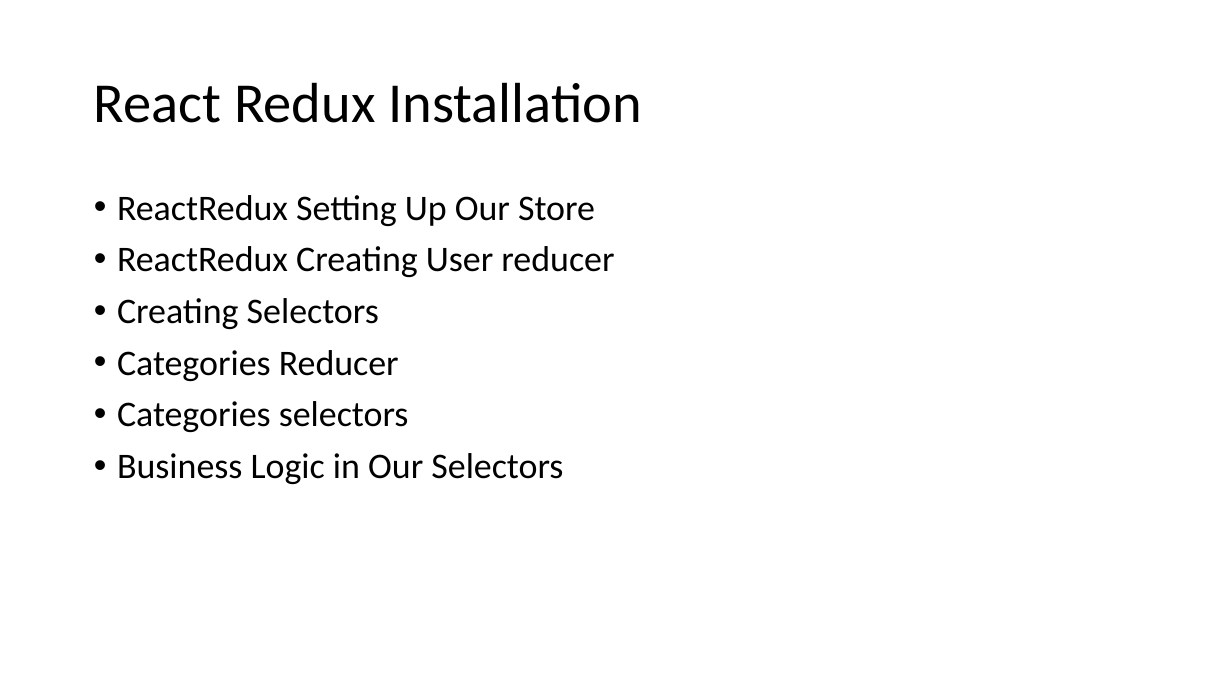
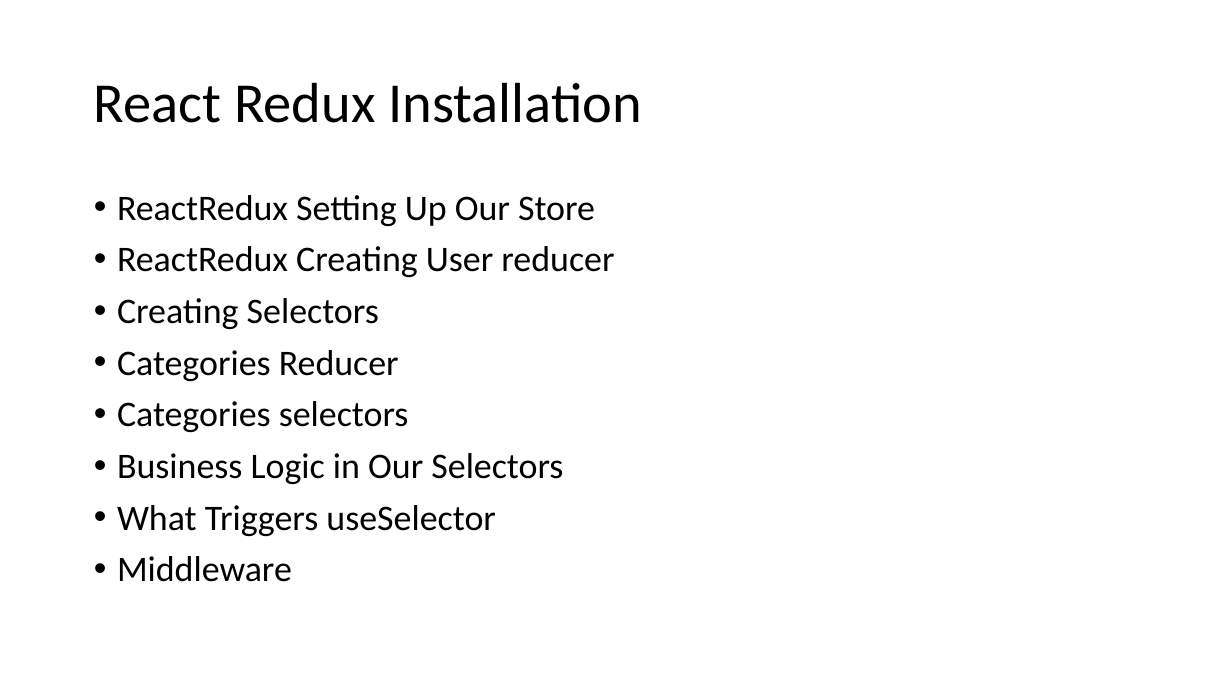
Before and after one commit to PiyushChaturvedii/Batch04, a slide deck: slide 9 of REDUX.pptx. Drawn at 1232x693 pixels with LibreOffice and Linux fonts; fonts in the diff are those of the drawing. Boxes give left, top, right and bottom in pixels: in the first picture for what was removed or moved away, otherwise in the second. Text is boxed around its words. In the diff, an @@ line names an element or a change of style, - is before the commit and + after.

Commit message:
ReduxMiddleware

```diff
--- a/REDUX.pptx
+++ b/REDUX.pptx
@@ text at [117,505,495,582]: paragraphs added @@
+• What Triggers useSelector
+• Middleware
```
Also in this commit, not shown: 4 slides added.
